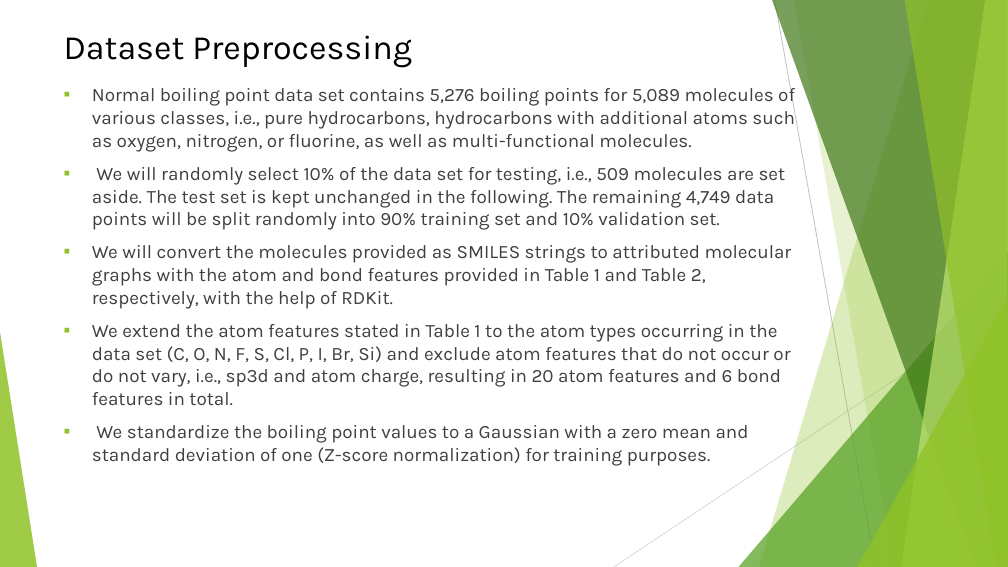
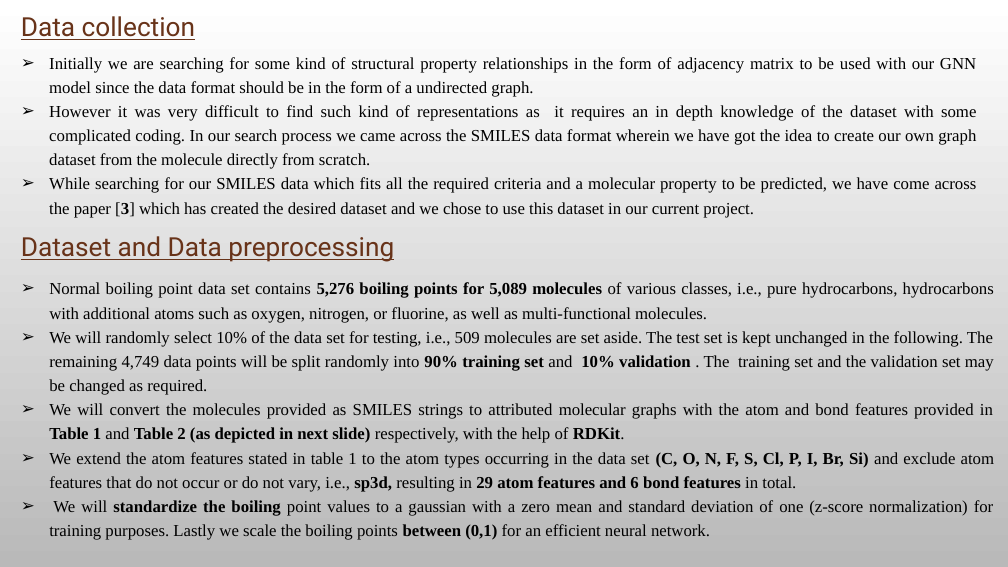
Before and after one commit to kanadsen/ME_793_PROJECT, a slide deck: slide 4 of ME 793 Stage 1 ppt.pptx (slide 20 before the commit). Drawn at 1008x567 pixels with LibreOffice and Linux fonts; fonts in the diff are those of the drawing; background and template pictures are left out. Boxes give left, top, right and bottom in pixels: in the first picture for what was removed or moved away, otherwise in the second. Text is boxed around its words. In the diff, an @@ line names an element or a change of style, - is before the commit and + after.

```diff
--- a/ME 793 Stage 1 ppt.pptx
+++ b/ME 793 Stage 1 ppt.pptx
@@ background #FFFFFF to picture (left out) @@
@@ text added at [21,16,195,40], 25 pt, text #683319, underline @@
+Data collection
@@ text added at [49,57,977,218], 16 pt, text #000000 @@
+➢ Initially we are searching for some kind of structural property relationships in the form of adjacency matrix to be used with our GNN model since the data format should be in the form of a undirected graph.
+➢ However it was very difficult to find such kind of representations as it requires an in depth knowledge of the dataset with some complicated coding. In our search process we came across the SMILES data format wherein we have got the idea to create our own graph dataset from the molecule directly from scratch.
+➢ While searching for our SMILES data which fits all the required criteria and a molecular property to be predicted, we have come across the paper [3] which has created the desired dataset and we chose to use this dataset in our current project.
@@ title removed at [64,35,412,67] @@
-Dataset Preprocessing
@@ text added at [21,236,394,262], 25 pt, text #683319, underline @@
+Dataset and Data preprocessing
@@ text "Normal boiling point data set ...": place and size @@
-text "Normal boiling point data set ..." at [92,84,795,466]
+text "Normal boiling point data set ..." at [49,282,994,540]
@@ text at [49,282,994,323]: size 18 to 16 pt, font Karla to Times New Roman, text colour #3F3F3F to #000000 in "Normal boiling point data set contains 5,276 ..."; bold on in "5,276 boiling points for 5,089 molecules"; alignment left to justified; bullet ▪ to ➢; line spacing 1 to 1.2; bullet colour #90C226 to #000000 @@
@@ group removed at [0,0,1008,567]: 5 freeform shapes, 3 triangles, 2 lines @@
@@ text at [49,331,994,540]: text changed; size 18 to 16 pt; font Karla to Times New Roman; text colour #3F3F3F to #000000 @@
-▪ We will randomly select 10% of the data set for testing, i.e., 509 molecules are set aside. The test set is kept unchanged in the following. The remaining 4,749 data points will be split randomly into 90% training set and 10% validation set.
-▪ We will convert the molecules provided as SMILES strings to attributed molecular graphs with the atom and bond features provided in Table 1 and Table 2, respectively, with the help of RDKit.
-▪ We extend the atom features stated in Table 1 to the atom types occurring in the data set (C, O, N, F, S, Cl, P, I, Br, Si) and exclude atom features that do not occur or do not vary, i.e., sp3d and atom charge, resulting in 20 atom features and 6 bond features in total.
-▪ We standardize the boiling point values to a Gaussian with a zero mean and standard deviation of one (Z-score normalization) for training purposes.
+➢ We will randomly select 10% of the data set for testing, i.e., 509 molecules are set aside. The test set is kept unchanged in the following. The remaining 4,749 data points will be split randomly into 90% training set and 10% validation . The training set and the validation set may be changed as required.
+➢ We will convert the molecules provided as SMILES strings to attributed molecular graphs with the atom and bond features provided in Table 1 and Table 2 (as depicted in next slide) respectively, with the help of RDKit.
+➢ We extend the atom features stated in table 1 to the atom types occurring in the data set (C, O, N, F, S, Cl, P, I, Br, Si) and exclude atom features that do not occur or do not vary, i.e., sp3d, resulting in 29 atom features and 6 bond features in total.
+➢ We will standardize the boiling point values to a gaussian with a zero mean and standard deviation of one (z-score normalization) for training purposes. Lastly we scale the boiling points between (0,1) for an efficient neural network.
```
Also in this commit, not shown: 2 other slides changed, 5 slides added, 43 slides removed, 2 other files.
